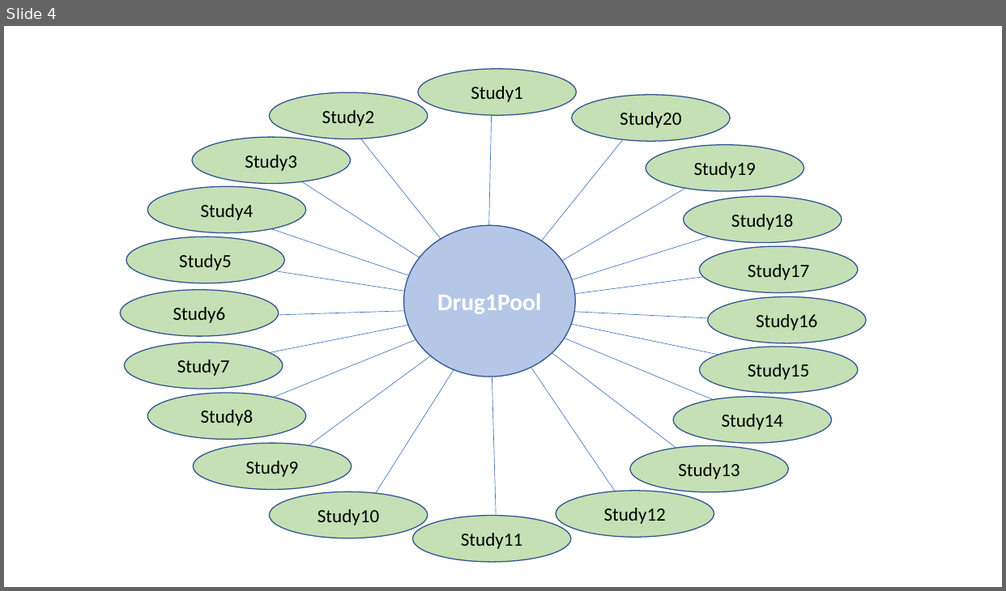
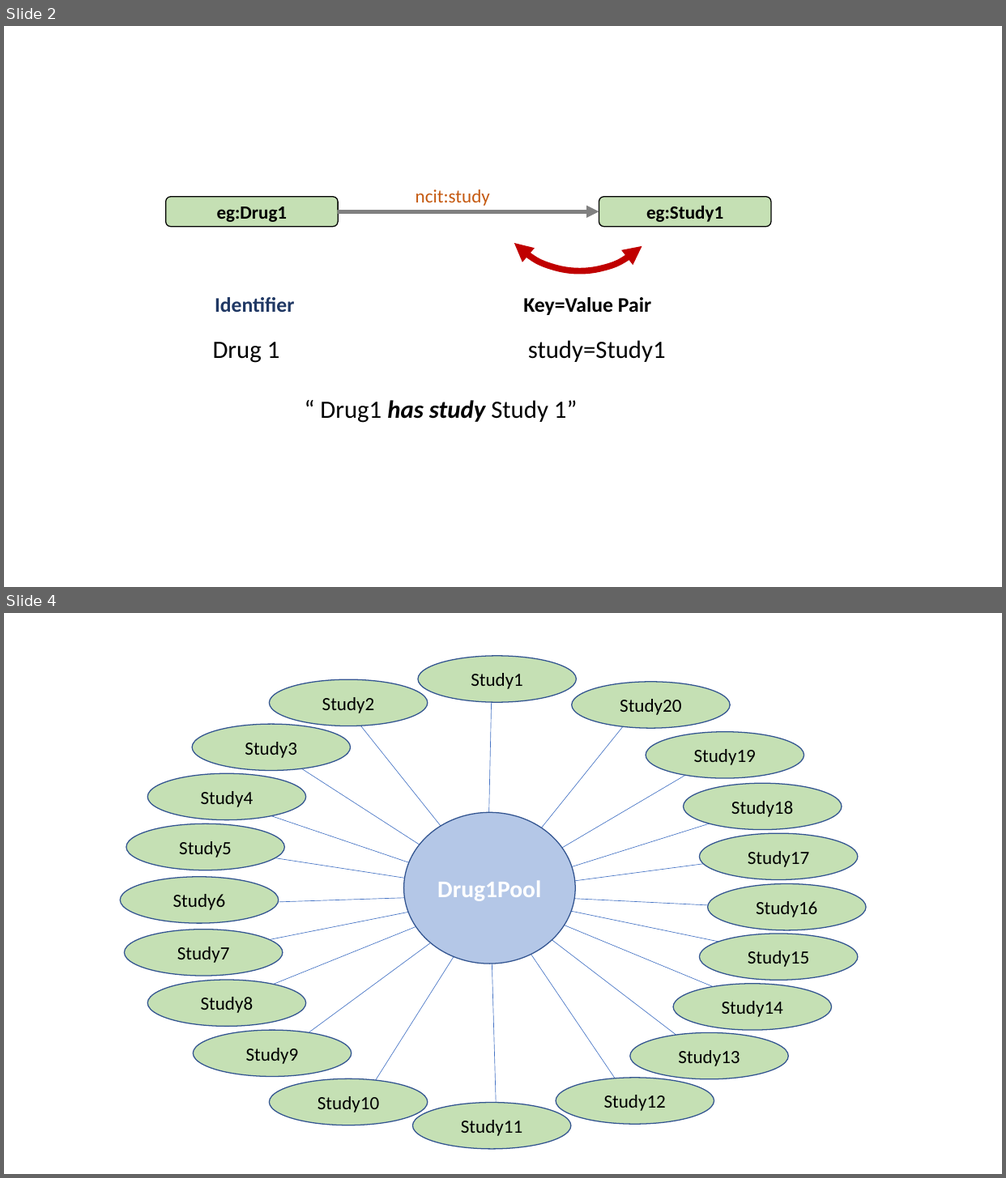
Before and after one commit to phuse-org/LinkedDataWorkshop, a slide deck: CSS2018/presentation/images/ImagesForPres.pptx. Shown one above the other, each under a label of ours: slide 4 before the commit, slides 2 and 4 after it; the slides between them are not shown. The pictures are 1006x591 and 1006x1178 pixels, drawn with LibreOffice and Linux fonts; fonts in the diff are those of the drawing. Boxes give left, top, right and bottom in pixels: in the first picture for what was removed or moved away, otherwise in the second. Text is boxed around its words. In the diff, an @@ line names an element or a change of style, - is before the commit and + after.

```diff
--- a/CSS2018/presentation/images/ImagesForPres.pptx
+++ b/CSS2018/presentation/images/ImagesForPres.pptx
@@ slide 2 added at (4, 26, 1002, 587), background #FFFFFF @@
@@ arc (boxed as its full ellipse) added at (452, 53, 707, 308), outline #C00000 6 pt @@
@@ text added at (415, 190, 490, 206), 18 pt, text #C55A11 @@
+ncit:study
@@ rounded rectangle added at (166, 197, 338, 227), fill #C5E0B4, outline #000000 1 pt, 18 pt, text #000000, bold @@
+eg:Drug1
@@ arrow added from (338, 211) to (599, 211), #808080 4 pt @@
@@ rounded rectangle added at (599, 197, 771, 227), fill #C5E0B4, outline #000000 1 pt, 18 pt, text #000000, bold @@
+eg:Study1
@@ text added at (215, 297, 294, 312), 20 pt, text #203864, bold @@
+Identifier
@@ text added at (523, 297, 651, 315), 20 pt, text #000000, bold @@
+Key=Value Pair
@@ text added at (213, 340, 666, 423), 24 pt, text #000000 @@
+Drug 1 study=Study1
+“ Drug1 has study Study 1”
```
Also in this commit, not shown: 3 slides changed, 1 other slide added, 2 other files.
